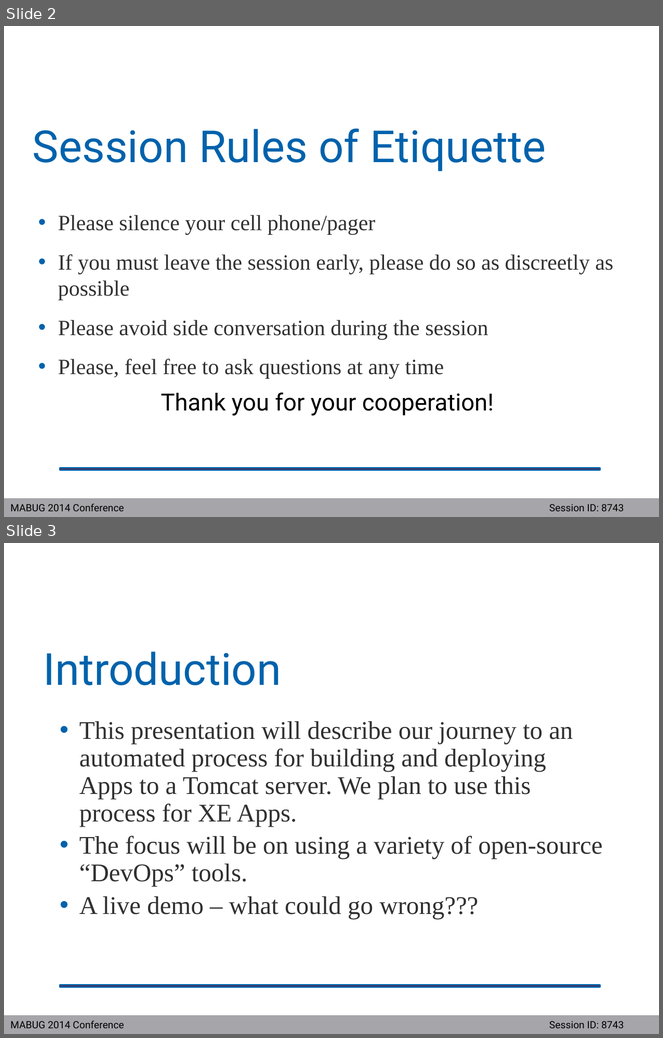
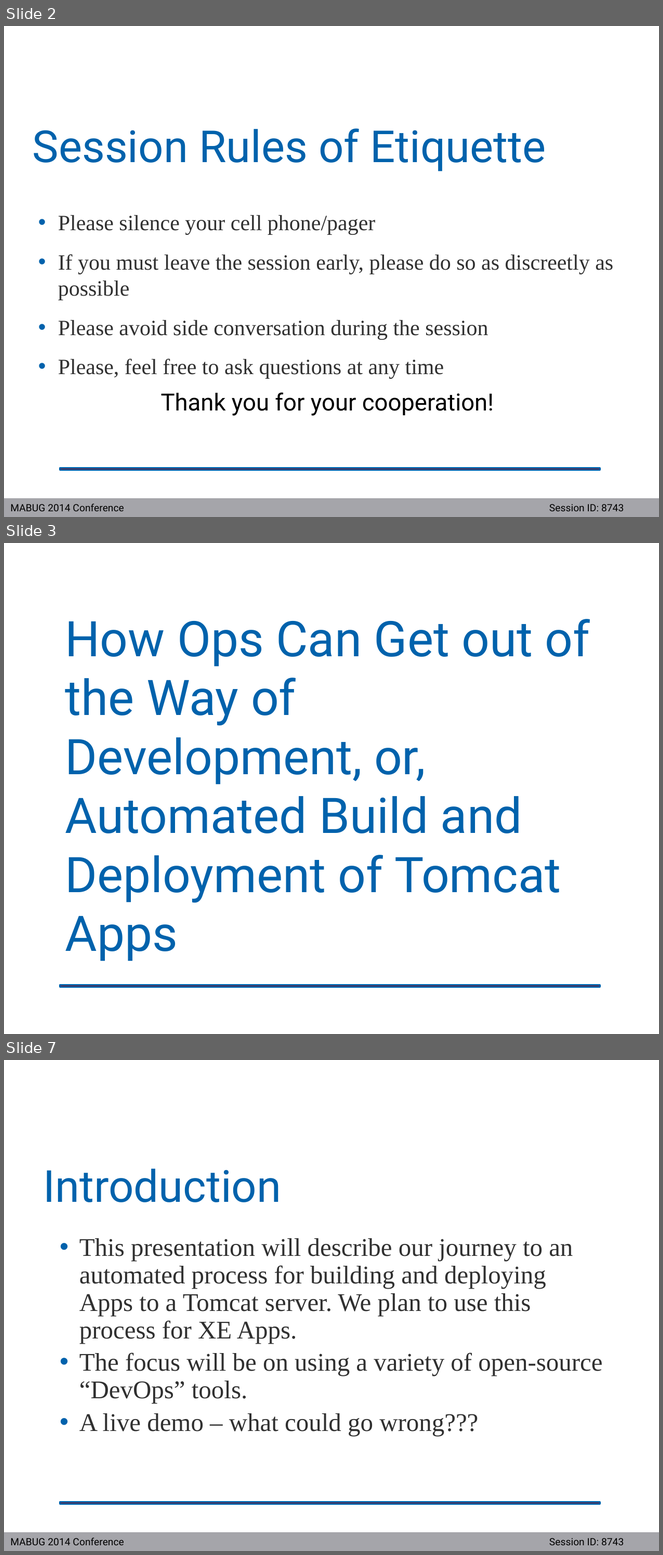
Before and after one commit to crpeck/mabug-2014, a slide deck: MABUG2014-8743.pptx. Shown one above the other, each under a label of ours: slides 2 and 3 before the commit, slides 2, 3 and 7 after it; the slides between them are not shown. The pictures are 663x1038 and 663x1555 pixels, drawn with LibreOffice and Linux fonts; fonts in the diff are those of the drawing; background and template pictures are left out. Boxes give left, top, right and bottom in pixels: in the first picture for what was removed or moved away, otherwise in the second. Text is boxed around its words. In the diff, an @@ line names an element or a change of style, - is before the commit and + after.

Commit message:
removed learning slide, added multiple title slides

```diff
--- a/MABUG2014-8743.pptx
+++ b/MABUG2014-8743.pptx
@@ slide 3 added at (4, 543, 659, 1034), background picture (left out); not listed: 1 template element that a slide beside it also shows @@
@@ title added at (65, 619, 591, 962), 54 pt, text #0062AC @@
+How Ops Can Get out of the Way of Development, or, Automated Build and Deployment of Tomcat Apps
@@ what was slide 3 is now slide 7 @@
```
Also in this commit, not shown: 3 other slides added, 1 slide removed.
